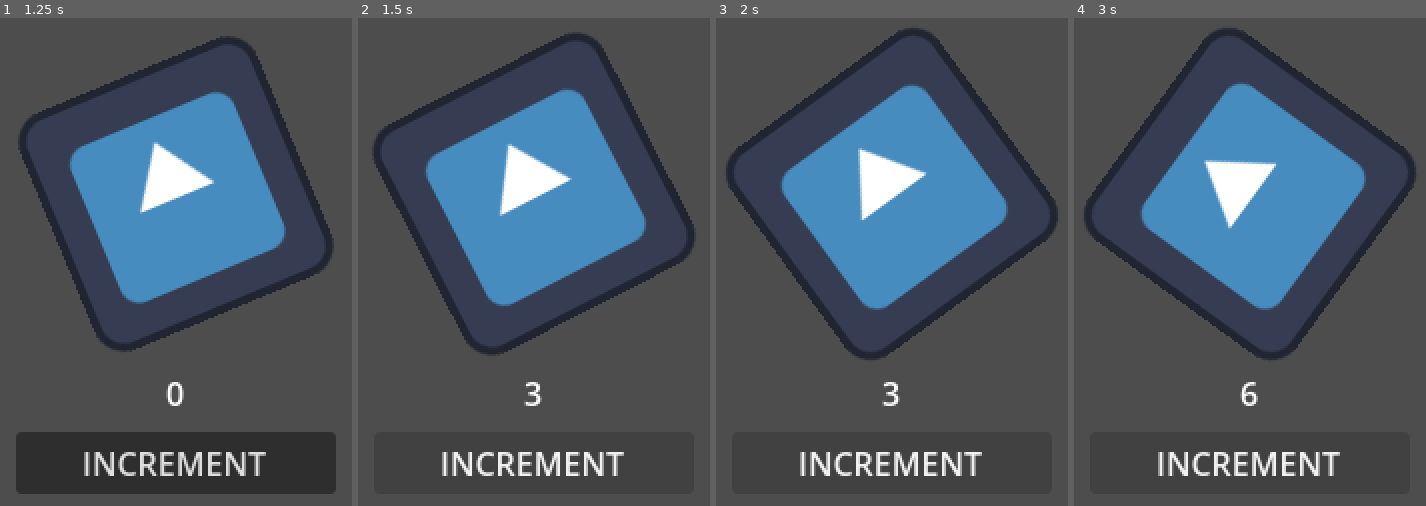
Above: before the commit, frames 1-4 (left to right).
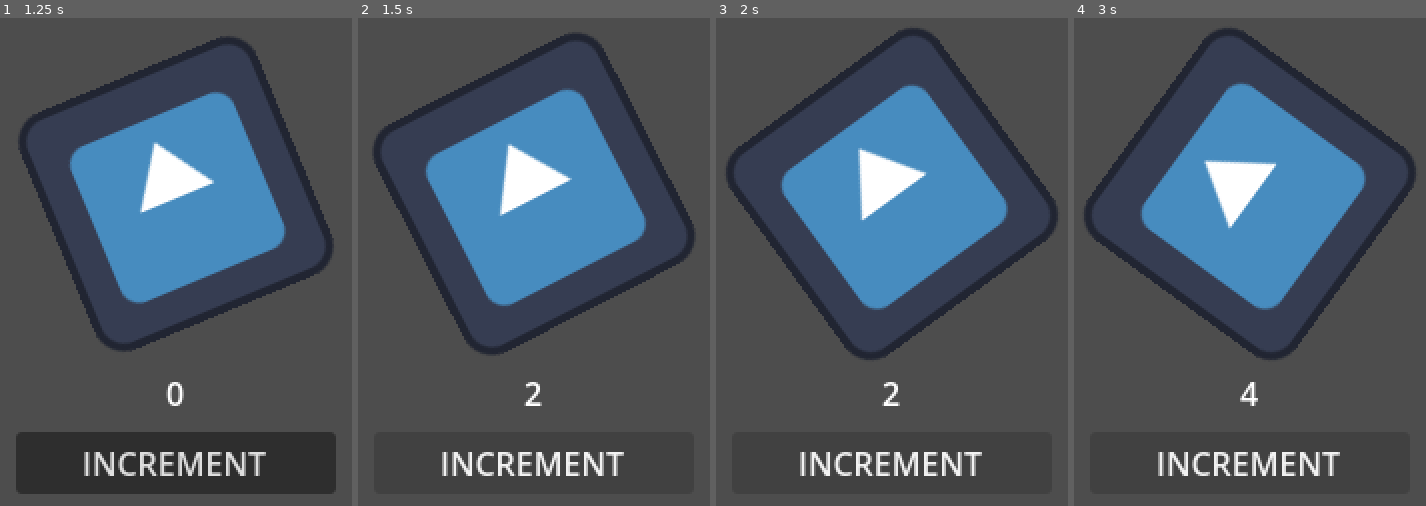
Above: after the commit, the same moments.

Repository: Shilo/GD2JS
Game: Godot game, scene res://src/main.tscn
Two runs of this game, one before a commit and one after it. Both use one fixed random seed, a clock stepped at 60 frames per second and the inputs below. The engine's default icon, where the game draws it, is replaced by a stand-in: a white triangle on a blue panel in a dark square.
Inputs (mouse positions are in pixels of both pictures, inside the frame that each line leads up to):
- Up to frame 1 (1.25 s): click (176, 193) at 0.5 s
- Up to frame 2 (1.5 s): click "INCREMENT" at 1.25 s
- Up to frame 3 (2 s): no input
- Up to frame 4 (3 s): click (1250, 193) at 2 s; click "INCREMENT" at 2.75 s

Frame 1 is identical in both runs. In frame 2, 0.1% of the frame differs, in the area x 47-53%, y 74-80%; in frame 3, 0.1%; in frame 4, 0.2%.

Commit message:
Revert "test"
This reverts commit a578f4cfa18ad6e5b4a9ea9e698ceaa41f52d81d.

Diff:
--- a/godot/src/increment_button.gd
+++ b/godot/src/increment_button.gd
@@ -3,5 +3,8 @@
 @export var count: CountLabel
 
 func _pressed():
-	count.value += 3
-	DisplayServer.virtual_keyboard_show("")
+	count.value += 2
+	if DisplayServer.virtual_keyboard_get_height() > 0:
+		DisplayServer.virtual_keyboard_hide()
+	else:
+		DisplayServer.virtual_keyboard_show("")
Not shown, changed: docs/godot/index.html
Not shown, changed: docs/godot/index.pck
